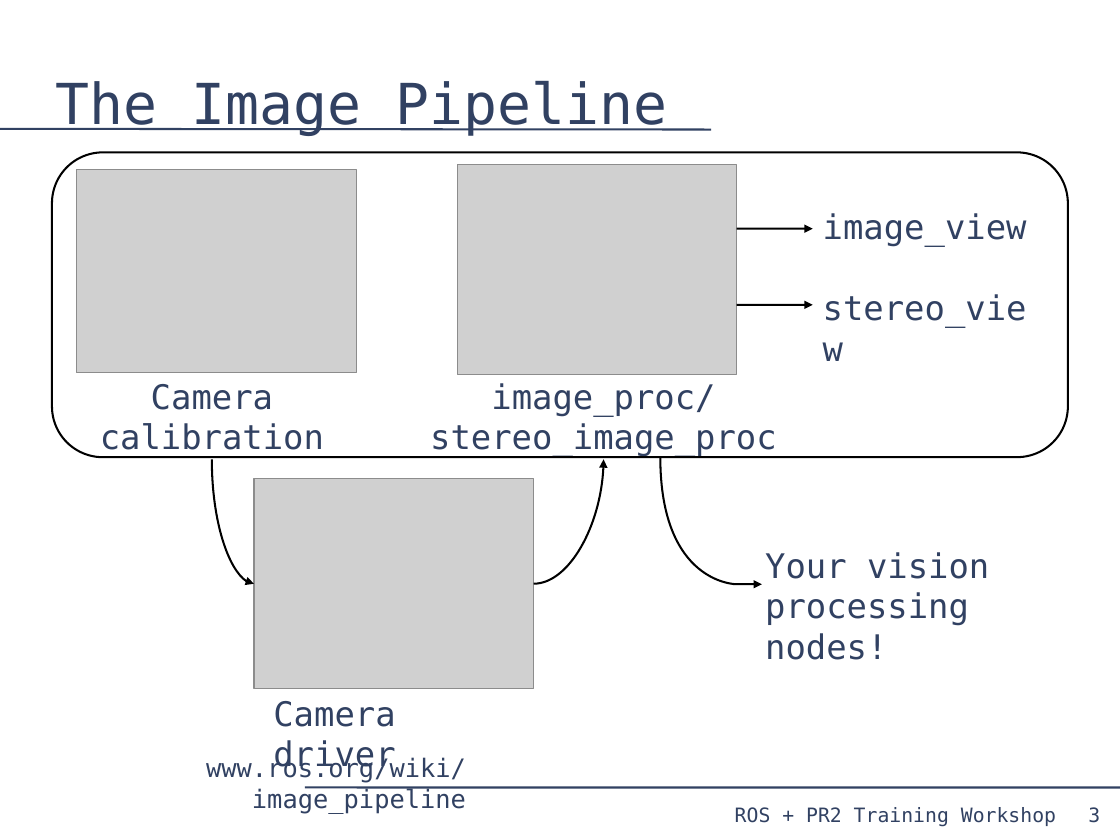
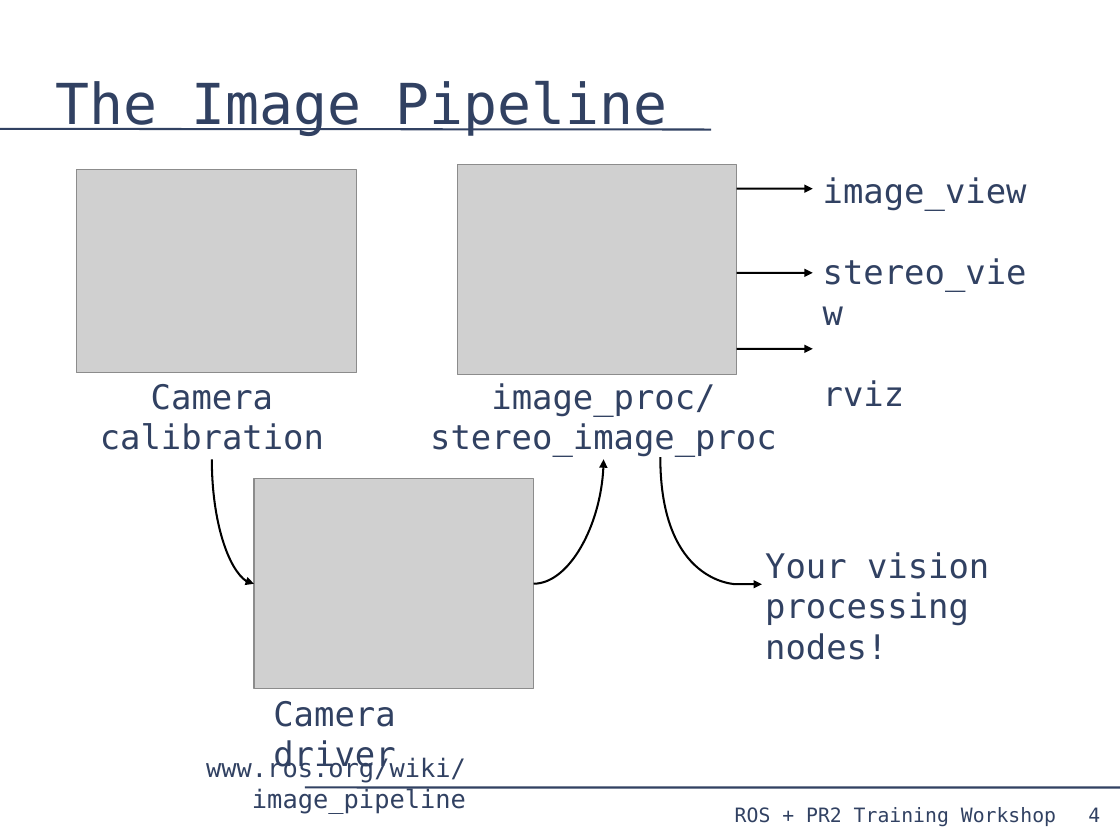
Before and after one commit to PR2/pr2_docs, a slide deck: slide 4 of pr2_training_workshop/processing_camera_data/slides.odp (slide 3 before the commit). Drawn at 1120x840 pixels with LibreOffice and Linux fonts; fonts in the diff are those of the drawing; grey boxes stand for pictures. Boxes give left, top, right and bottom in pixels: in the first picture for what was removed or moved away, otherwise in the second. Text is boxed around its words. In the diff, an @@ line names an element or a change of style, - is before the commit and + after.

```diff
--- a/pr2_training_workshop/processing_camera_data/slides.odp
+++ b/pr2_training_workshop/processing_camera_data/slides.odp
@@ rounded rectangle removed at box(52, 152, 1068, 457) @@
@@ text "image_view": place and size @@
-text "image_view" at box(823, 213, 1027, 327)
+text "image_view" at box(823, 177, 1027, 406)
@@ arrow moved from (737, 229) - (813, 229) to (737, 189) - (813, 189) @@
@@ arrow moved from (737, 305) - (813, 305) to (737, 273) - (813, 273) @@
@@ arrow added from (737, 349) to (813, 349), #000000 1.45 pt @@
@@ text at box(823, 380, 905, 406): paragraph added @@
+rviz
@@ page number at box(1088, 807, 1100, 822): text changed @@
-3
+4
```
Also in this commit, not shown: 2 other slides changed, 2 slides added.
